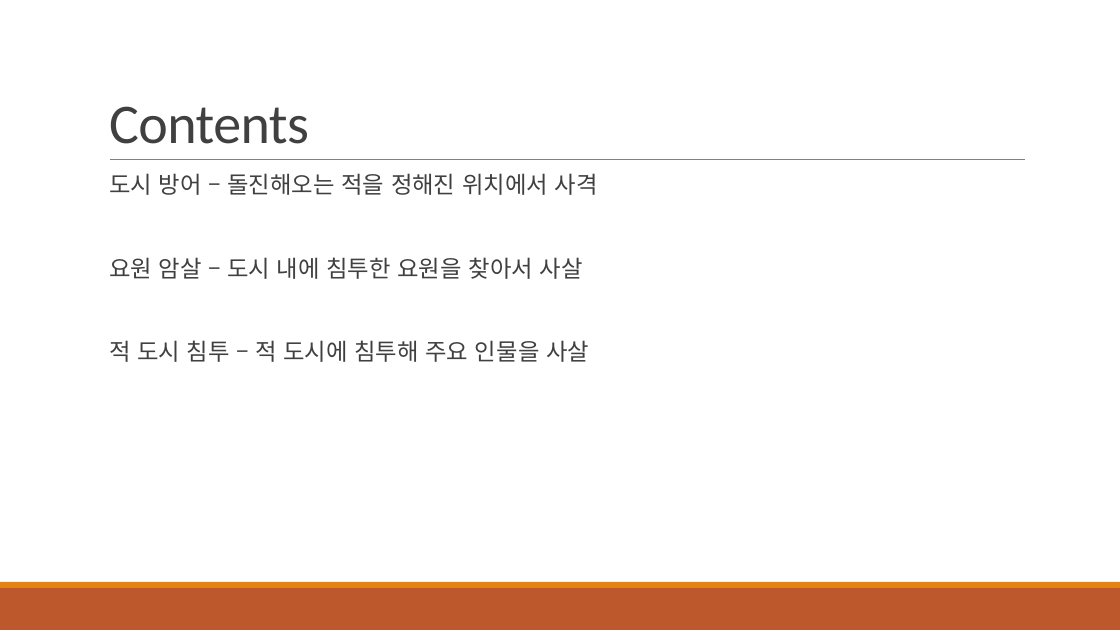
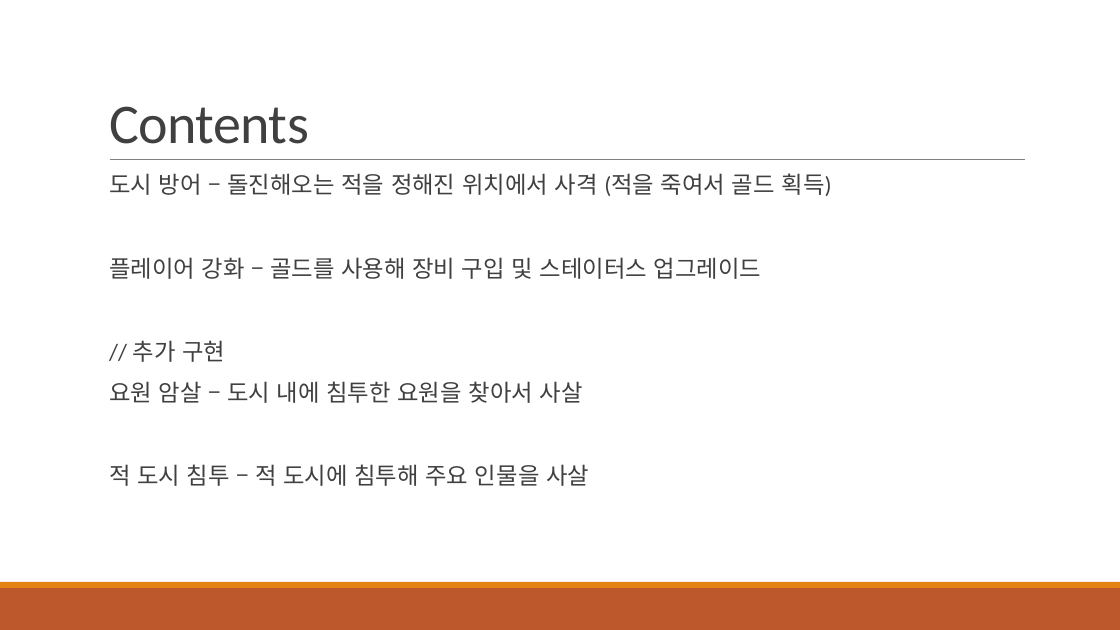
Before and after one commit to pcremnant/Computer-Graphics-Term-Project, a slide deck: slide 3 of ComputerGraphics TermProject.pptx. Drawn at 1120x630 pixels with LibreOffice and Linux fonts; fonts in the diff are those of the drawing. Boxes give left, top, right and bottom in pixels: in the first picture for what was removed or moved away, otherwise in the second. Text is boxed around its words. In the diff, an @@ line names an element or a change of style, - is before the commit and + after.

Commit message:
modify ppt file

```diff
--- a/ComputerGraphics TermProject.pptx
+++ b/ComputerGraphics TermProject.pptx
@@ text at bbox=[109, 173, 832, 362]: text changed @@
-  도시 방어 – 돌진해오는 적을 정해진 위치에서 사격
+  도시 방어 – 돌진해오는 적을 정해진 위치에서 사격 (적을 죽여서 골드 획득)
+  플레이어 강화 – 골드를 사용해 장비 구입 및 스테이터스 업그레이드
+  // 추가 구현
```
Also in this commit, not shown: 1 other slide changed.
